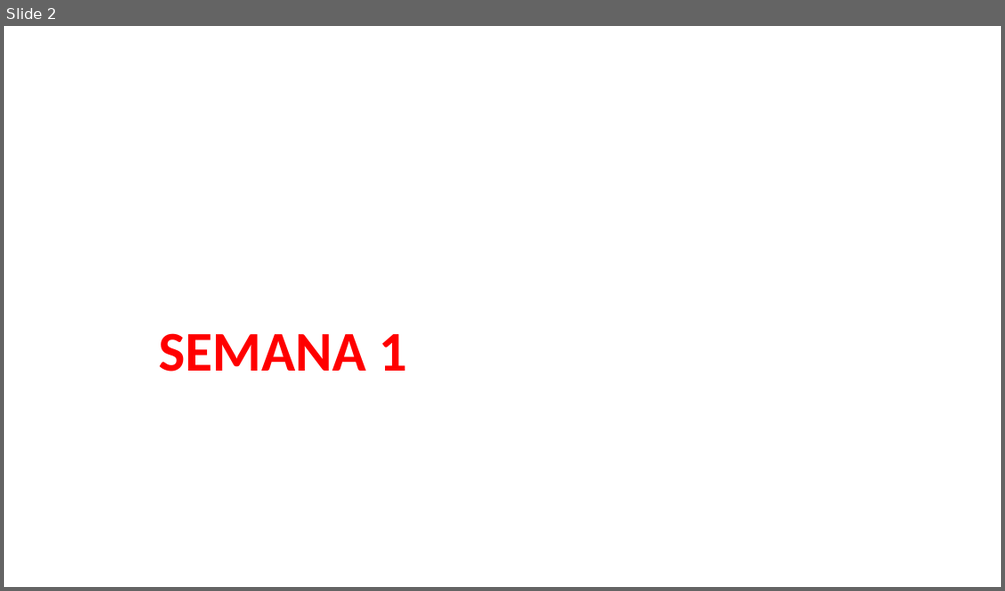
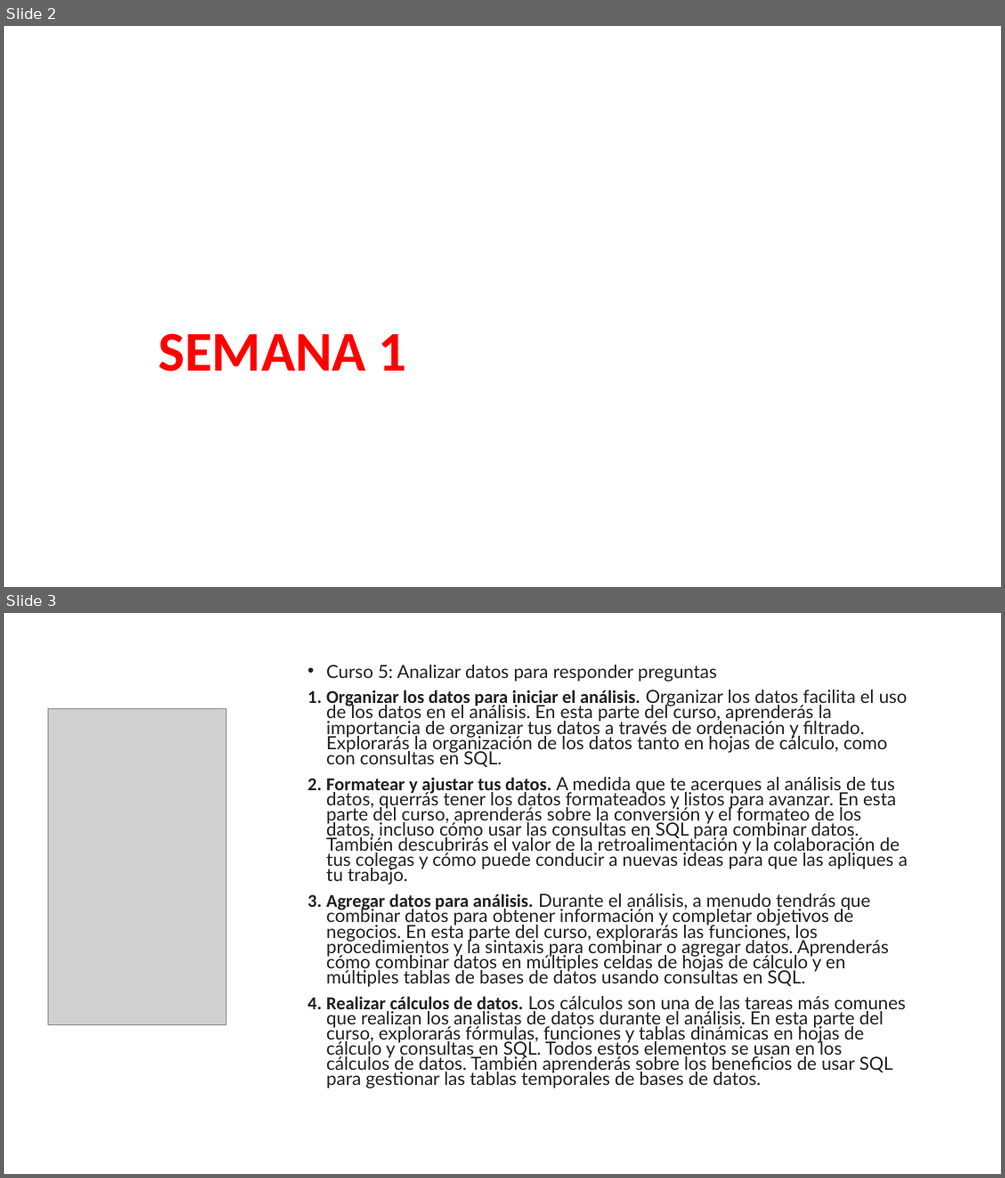
Before and after one commit to megath12/Data_Analysis_Google, a slide deck: 5_analizar_datos_para_responder.pptx. Shown one above the other, each under a label of ours: slide 2 before the commit, slides 2 and 3 after it. The pictures are 1005x591 and 1005x1178 pixels, drawn with LibreOffice and Linux fonts; fonts in the diff are those of the drawing; grey boxes stand for pictures. Boxes give left, top, right and bottom in pixels: in the first picture for what was removed or moved away, otherwise in the second. Text is boxed around its words. In the diff, an @@ line names an element or a change of style, - is before the commit and + after.

Commit message:
update5_1

```diff
--- a/5_analizar_datos_para_responder.pptx
+++ b/5_analizar_datos_para_responder.pptx
@@ slide 3 added at [4, 613, 1001, 1174], background #FFFFFF @@
@@ text added at [326, 665, 907, 1088], 17.5 pt, text #1F1F1F @@
+• Curso 5: Analizar datos para responder preguntas
+1. Organizar los datos para iniciar el análisis. Organizar los datos facilita el uso de los datos en el análisis. En esta parte del curso, aprenderás la importancia de organizar tus datos a través de ordenación y filtrado. Explorarás la organización de los datos tanto en hojas de cálculo, como con consultas en SQL.
+2. Formatear y ajustar tus datos. A medida que te acerques al análisis de tus datos, querrás tener los datos formateados y listos para avanzar. En esta parte del curso, aprenderás sobre la conversión y el formateo de los datos, incluso cómo usar las consultas en SQL para combinar datos. También descubrirás el valor de la retroalimentación y la colaboración de tus colegas y cómo puede conducir a nuevas ideas para que las apliques a tu trabajo.
+3. Agregar datos para análisis. Durante el análisis, a menudo tendrás que combinar datos para obtener información y completar objetivos de negocios. En esta parte del curso, explorarás las funciones, los procedimientos y la sintaxis para combinar o agregar datos. Aprenderás cómo combinar datos en múltiples celdas de hojas de cálculo y en múltiples tablas de bases de datos usando consultas en SQL.
+4. Realizar cálculos de datos. Los cálculos son una de las tareas más comunes que realizan los analistas de datos durante el análisis. En esta parte del curso, explorarás fórmulas, funciones y tablas dinámicas en hojas de cálculo y consultas en SQL. Todos estos elementos se usan en los cálculos de datos. También aprenderás sobre los beneficios de usar SQL para gestionar las tablas temporales de bases de datos.
@@ picture added at [48, 709, 226, 1024] @@
```
Also in this commit, not shown: 2 other slides added, 1 slide removed.
